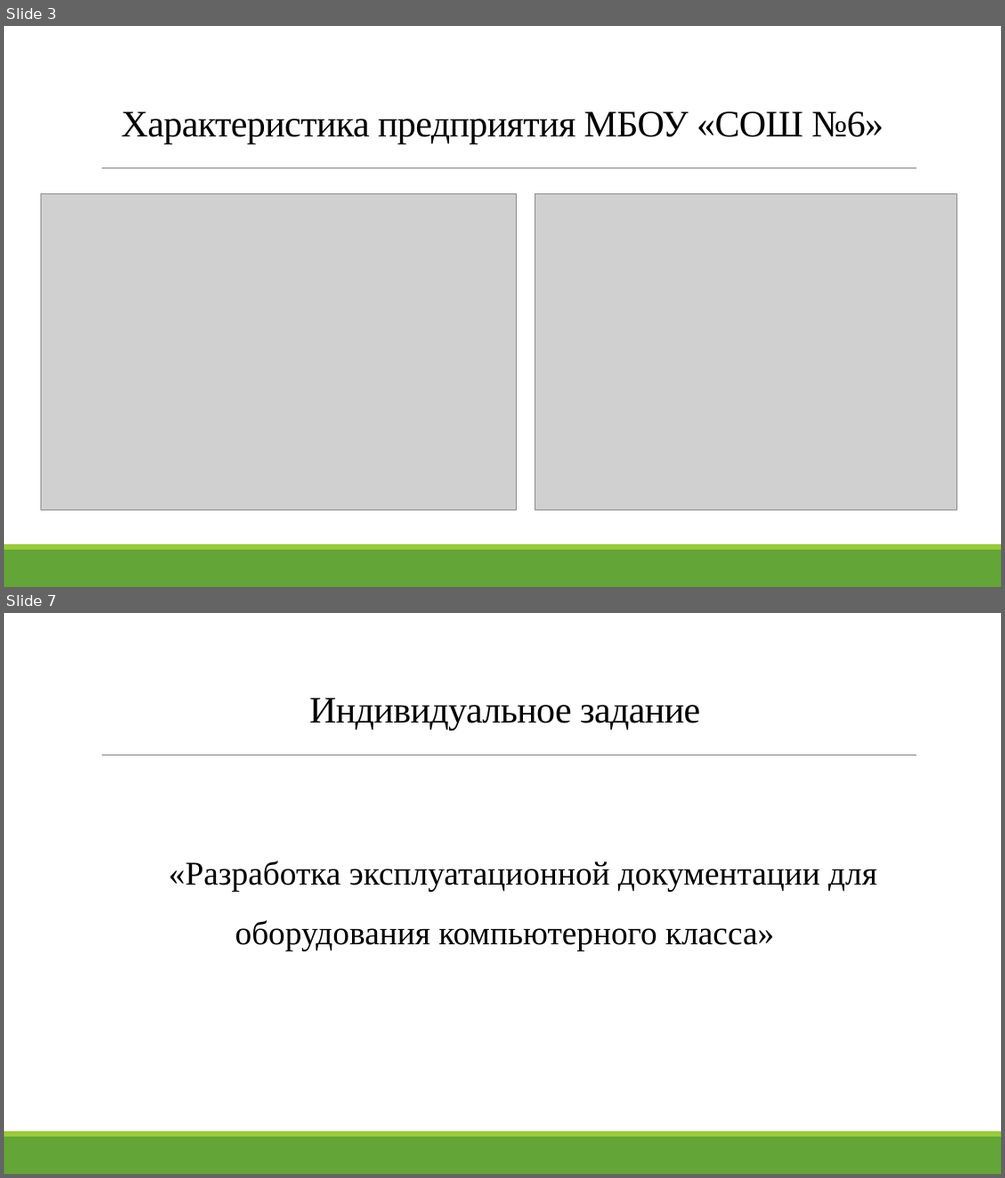
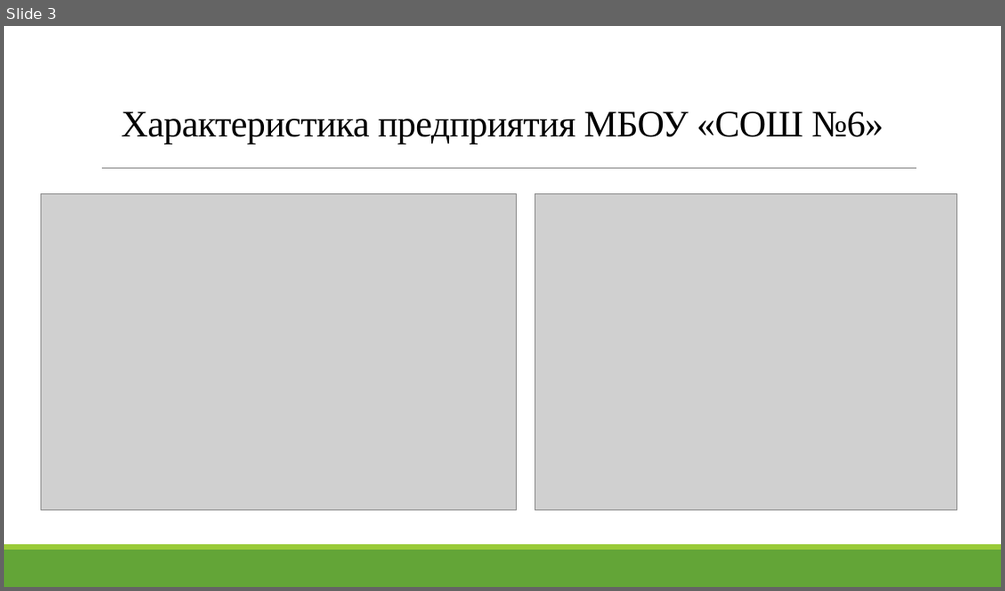
Before and after one commit to lizamlzw/yupk, a slide deck: практика Макарова.pptx. Shown one above the other, each under a label of ours: slides 3 and 7 before the commit, slide 3 after it; the slides between them are not shown. The pictures are 1005x1178 and 1005x591 pixels, drawn with LibreOffice and Linux fonts; fonts in the diff are those of the drawing; grey boxes stand for pictures. Boxes give left, top, right and bottom in pixels: in the first picture for what was removed or moved away, otherwise in the second. Text is boxed around its words. In the diff, an @@ line names an element or a change of style, - is before the commit and + after.

```diff
--- a/практика Макарова.pptx
+++ b/практика Макарова.pptx
@@ slide 7 removed at [4,613,1001,1174], background #FFFFFF; not listed: 3 template elements that a slide beside it also shows @@
@@ title removed at [309,698,700,730] @@
-Индивидуальное задание
@@ text removed at [169,860,877,950] @@
-«Разработка эксплуатационной документации для оборудования компьютерного класса»
```
Also in this commit, not shown: 1 slide changed, 8 slides added, 11 other slides removed, 1 other file.
